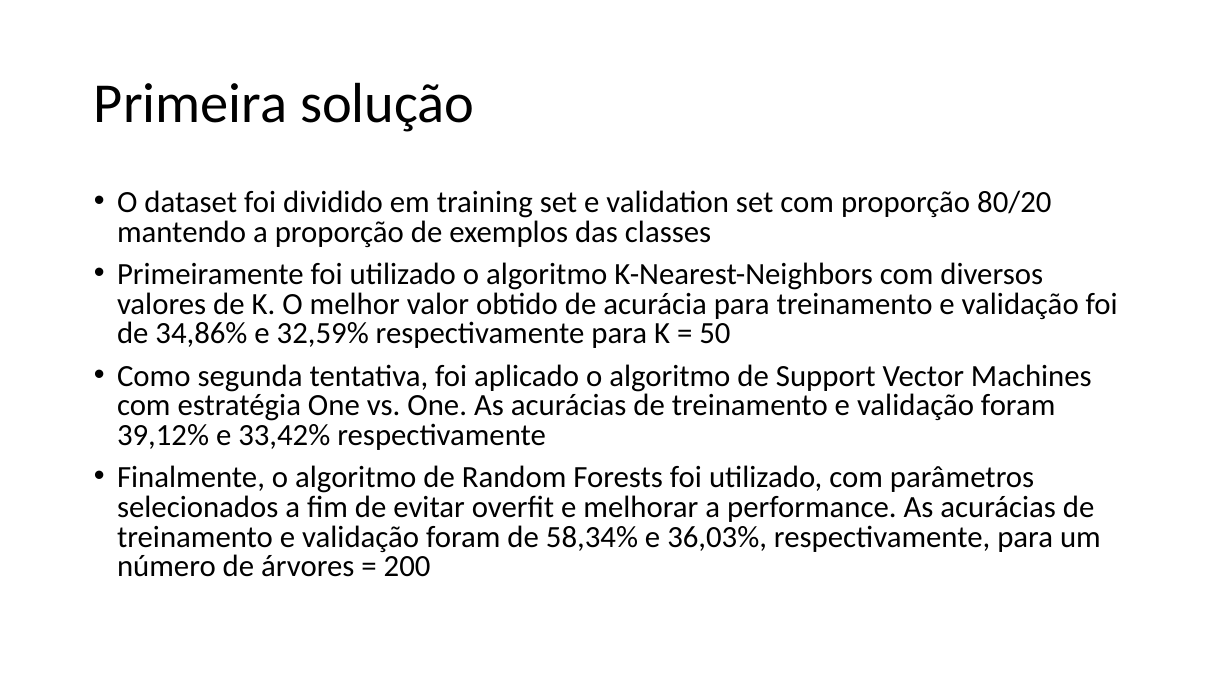
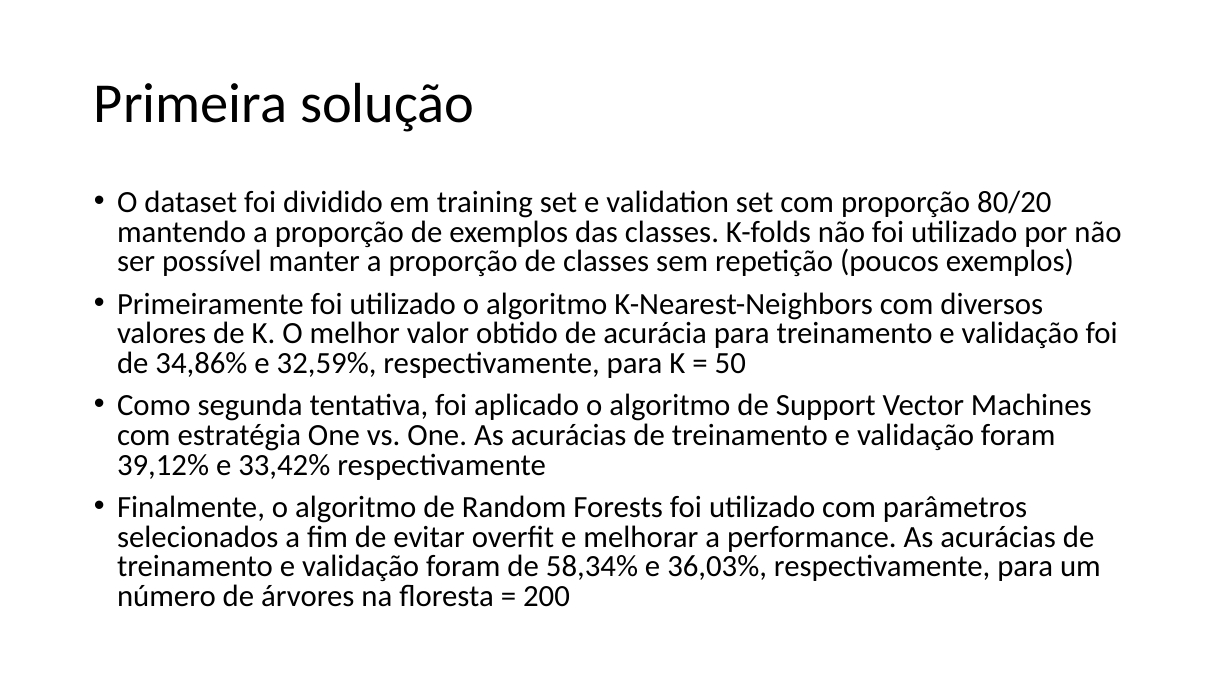
Before and after one commit to phzacarin/mo444_final_assignment, a slide deck: slide 5 of presentation_video.pptx. Drawn at 1232x693 pixels with LibreOffice and Linux fonts; fonts in the diff are those of the drawing. Boxes give left, top, right and bottom in pixels: in the first picture for what was removed or moved away, otherwise in the second. Text is boxed around its words. In the diff, an @@ line names an element or a change of style, - is before the commit and + after.

```diff
--- a/presentation_video.pptx
+++ b/presentation_video.pptx
@@ text at <box>117,190,1121,378</box>: text changed @@
-• O dataset foi dividido em training set e validation set com proporção 80/20 mantendo a proporção de exemplos das classes
-• Primeiramente foi utilizado o algoritmo K-Nearest-Neighbors com diversos valores de K. O melhor valor obtido de acurácia para treinamento e validação foi de 34,86% e 32,59% respectivamente para K = 50
+• O dataset foi dividido em training set e validation set com proporção 80/20 mantendo a proporção de exemplos das classes. K-folds não foi utilizado por não ser possível manter a proporção de classes sem repetição (poucos exemplos)
+• Primeiramente foi utilizado o algoritmo K-Nearest-Neighbors com diversos valores de K. O melhor valor obtido de acurácia para treinamento e validação foi de 34,86% e 32,59%, respectivamente, para K = 50
@@ text at <box>117,495,1101,607</box>: text changed @@
-• Finalmente, o algoritmo de Random Forests foi utilizado, com parâmetros selecionados a fim de evitar overfit e melhorar a performance. As acurácias de treinamento e validação foram de 58,34% e 36,03%, respectivamente, para um número de árvores = 200
+• Finalmente, o algoritmo de Random Forests foi utilizado com parâmetros selecionados a fim de evitar overfit e melhorar a performance. As acurácias de treinamento e validação foram de 58,34% e 36,03%, respectivamente, para um número de árvores na floresta = 200
```
Also in this commit, not shown: 6 other slides changed, 1 slide added, 5 other files.
